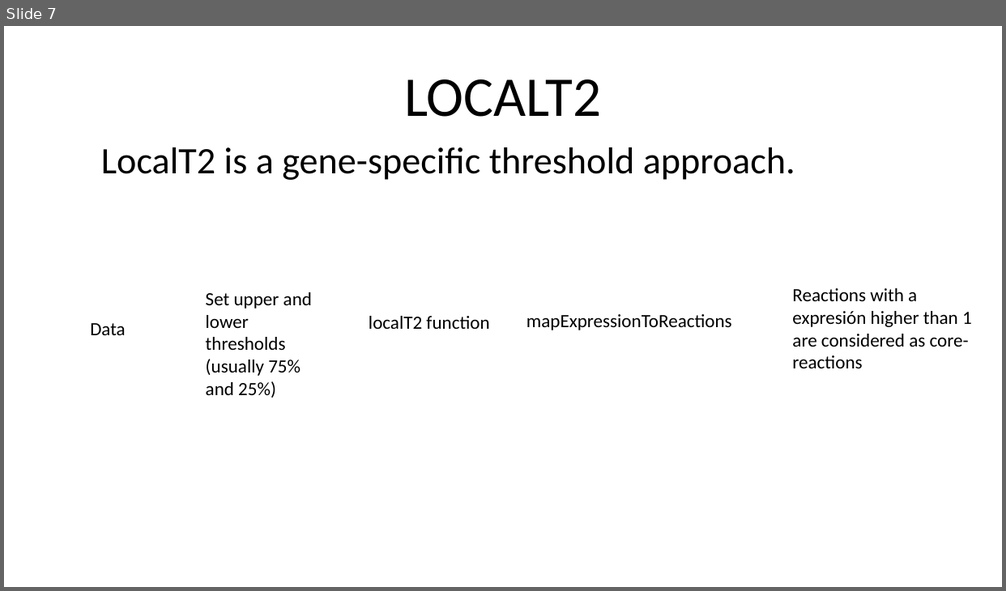
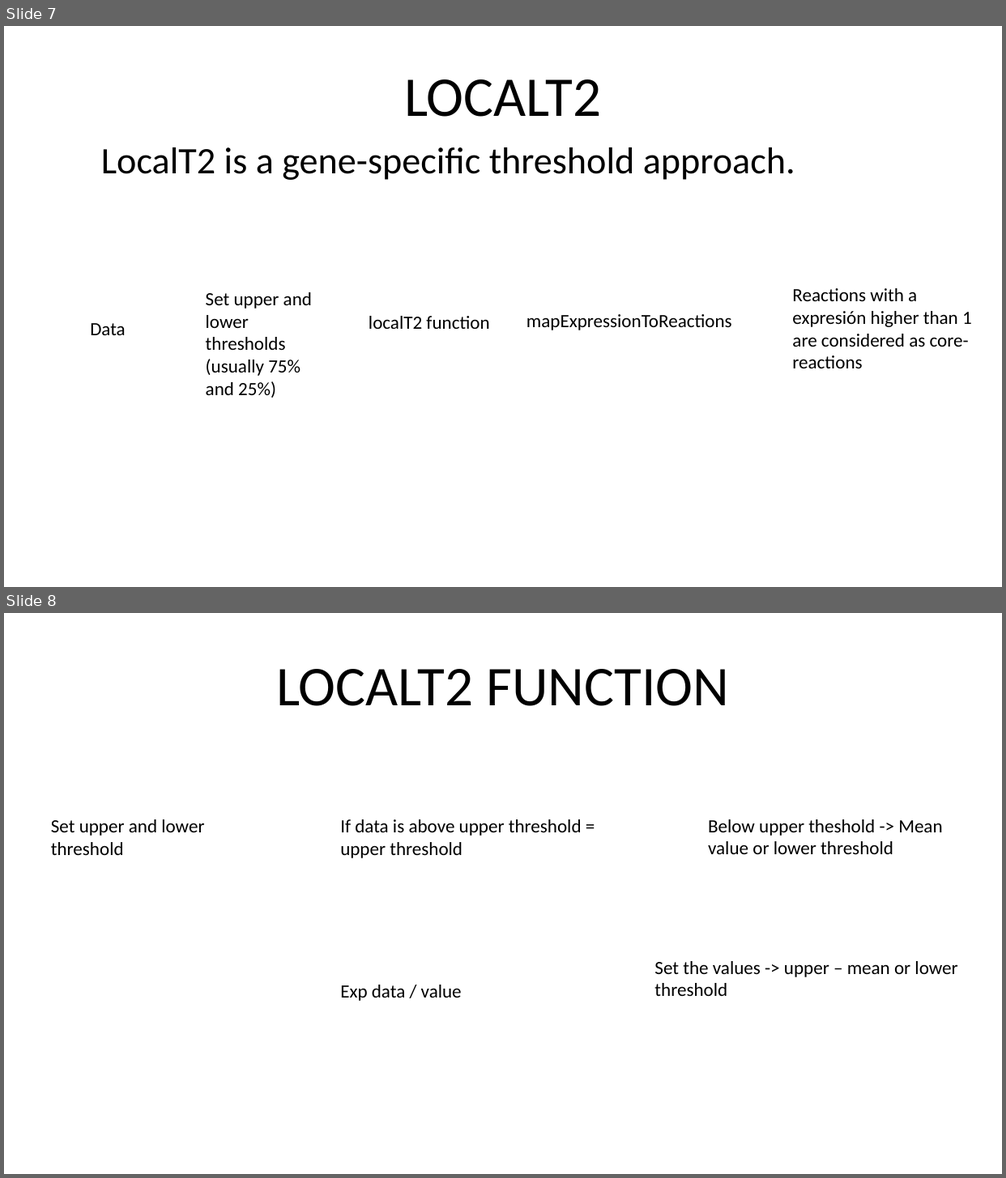
Before and after one commit to pablots98/Internship, a slide deck: Thresholding/Thresholding.pptx. Shown one above the other, each under a label of ours: slide 7 before the commit, slides 7 and 8 after it. The pictures are 1006x591 and 1006x1178 pixels, drawn with LibreOffice and Linux fonts; fonts in the diff are those of the drawing. Boxes give left, top, right and bottom in pixels: in the first picture for what was removed or moved away, otherwise in the second. Text is boxed around its words. In the diff, an @@ line names an element or a change of style, - is before the commit and + after.

Commit message:
Changes in LocalT2 and powerpoint

```diff
--- a/Thresholding/Thresholding.pptx
+++ b/Thresholding/Thresholding.pptx
@@ slide 8 added at <box>4,613,1002,1174</box>, background #FFFFFF @@
@@ text added at <box>276,669,729,706</box>, 54 pt, text #000000 @@
+LOCALT2 FUNCTION
@@ text added at <box>51,820,204,855</box>, 18 pt, text #000000 @@
+Set upper and lower threshold
@@ text added at <box>340,820,582,858</box>, 18 pt, text #000000 @@
+If data is above upper threshold = upper threshold
@@ text added at <box>708,820,942,854</box>, 18 pt, text #000000 @@
+Below upper theshold -> Mean value or lower threshold
@@ text added at <box>654,961,957,996</box>, 18 pt, text #000000 @@
+Set the values -> upper – mean or lower threshold
@@ text added at <box>340,985,462,1001</box>, 18 pt, text #000000 @@
+Exp data / value
```
Also in this commit, not shown: 3 other slides added, 1 slide removed, 5 other files.
